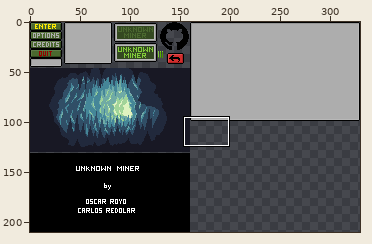
File history of a sprite sheet, Game/maps/atlas_ui.png. The picture above shows the old version from afar; the outline marks the close-up.
Close-up. Earlier state:
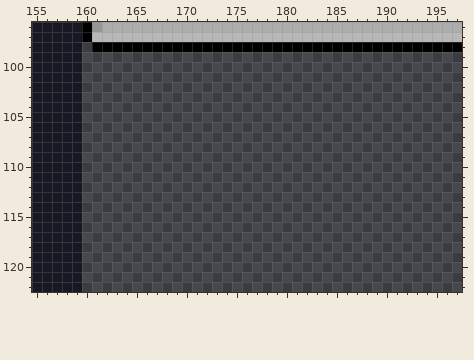
The file is 330x210 pixels. Colours within 5 levels of each other are drawn and written as one. Shown: x 155..197, y 96..122.
Once edited:
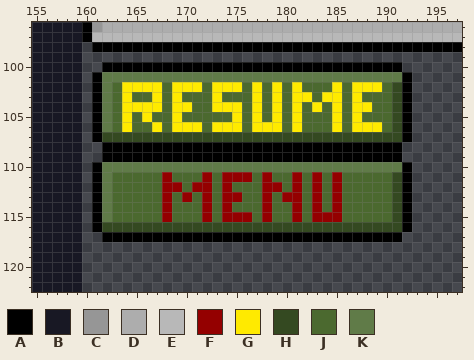
Palette (. is transparent): A #000000  B #181824  C #969696  D #adadad  E #b8b8b8  F #940000  G #ffea00  H #344921  J #4b692f  K #607b48
Commit: art for pause menu
The edit:
Colour A is added in row 100 at x 162 to 191; in rows 101 to 107 at x 161 and 192; in rows 108 to 109 at x 162 to 191; in rows 110 to 116 at x 161 and 192; in row 117 at x 162 to 191.
Colour F is added in row 111 at x 168, 172, 174 to 176, 178, 181, 183 and 185; in row 112 at x 168 to 169, 171 to 172, 174, 178 to 179, 181, 183 and 185; in row 113 at x 168, 170, 172, 174 to 175, 178, 180 to 181, 183 and 185; in row 114 at x 168, 172, 174, 178, 181, 183 and 185; in row 115 at x 168, 172, 174 to 176, 178, 181 and 183 to 185.
Colour G is added in row 102 at x 164 to 167, 169 to 171, 173 to 175, 177, 179, 181, 185 and 187 to 189; in row 103 at x 164, 167, 169, 173, 177, 179, 181 to 182, 184 to 185 and 187; in row 104 at x 164 to 167, 169 to 170, 173 to 175, 177, 179, 181, 183, 185 and 187 to 188; in row 105 at x 164, 166, 169, 175, 177, 179, 181, 185 and 187; in row 106 at x 164, 167, 169 to 171, 173 to 175, 177 to 179, 181, 185 and 187 to 189.
Colour H is added in rows 102 to 106 at x 191; in row 107 at x 162 to 191; in rows 111 to 115 at x 191; in row 116 at x 162 to 191.
Colour J is added in row 102 at x 163, 168, 172, 176, 178, 180, 182 to 184, 186 and 190; in row 103 at x 163, 165 to 166, 168, 170 to 172, 174 to 176, 178, 180, 183, 186 and 188 to 190; in row 104 at x 163, 168, 171 to 172, 176, 178, 180, 182, 184, 186 and 189 to 190; in row 105 at x 163, 165, 167 to 168, 170 to 174, 176, 178, 180, 182 to 184, 186 and 188 to 190; in row 106 at x 163, 165 to 166, 168, 172, 176, 180, 182 to 184, 186 and 190; in row 111 at x 163 to 167, 169 to 171, 173, 177, 179 to 180, 182, 184 and 186 to 190.
Colour J is added in row 112 at x 163 to 167, 170, 173, 175 to 177, 180, 182, 184 and 186 to 190; in row 113 at x 163 to 167, 169, 171, 173, 176 to 177, 179, 182, 184 and 186 to 190; in row 114 at x 163 to 167, 169 to 171, 173, 175 to 177, 179 to 180, 182, 184 and 186 to 190; in row 115 at x 163 to 167, 169 to 171, 173, 177, 179 to 180, 182 and 186 to 190.
Colour K is added in row 101 at x 162 to 191; in rows 102 to 106 at x 162; in row 110 at x 162 to 191; in rows 111 to 115 at x 162.
